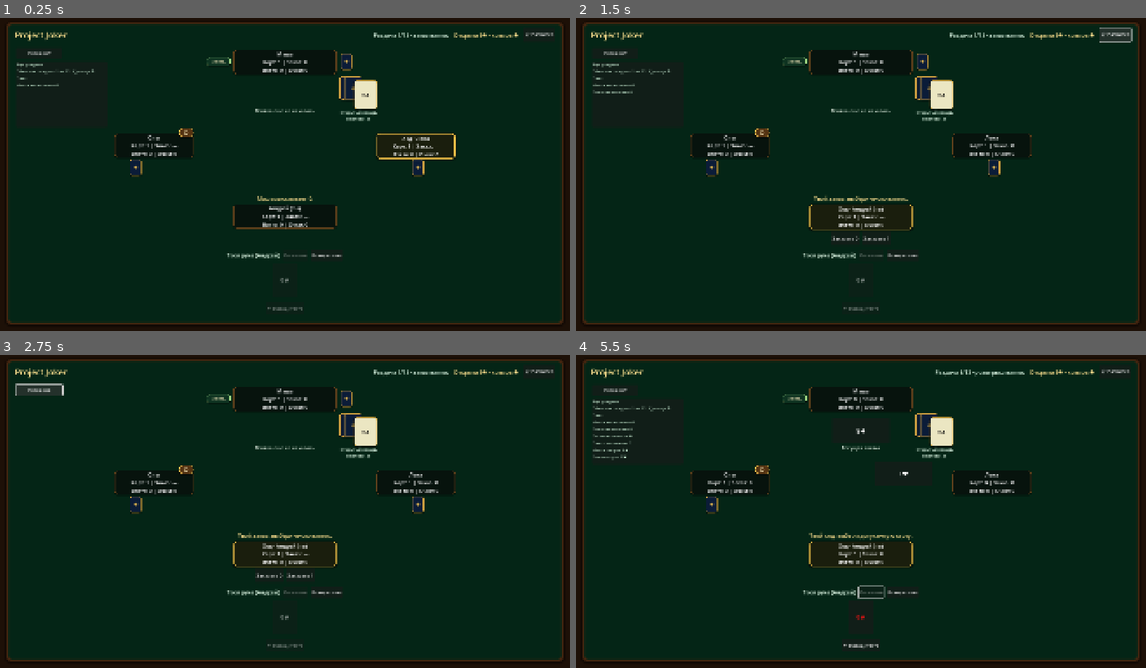
Above: before the commit, frames 1-4 (two rows, left to right).
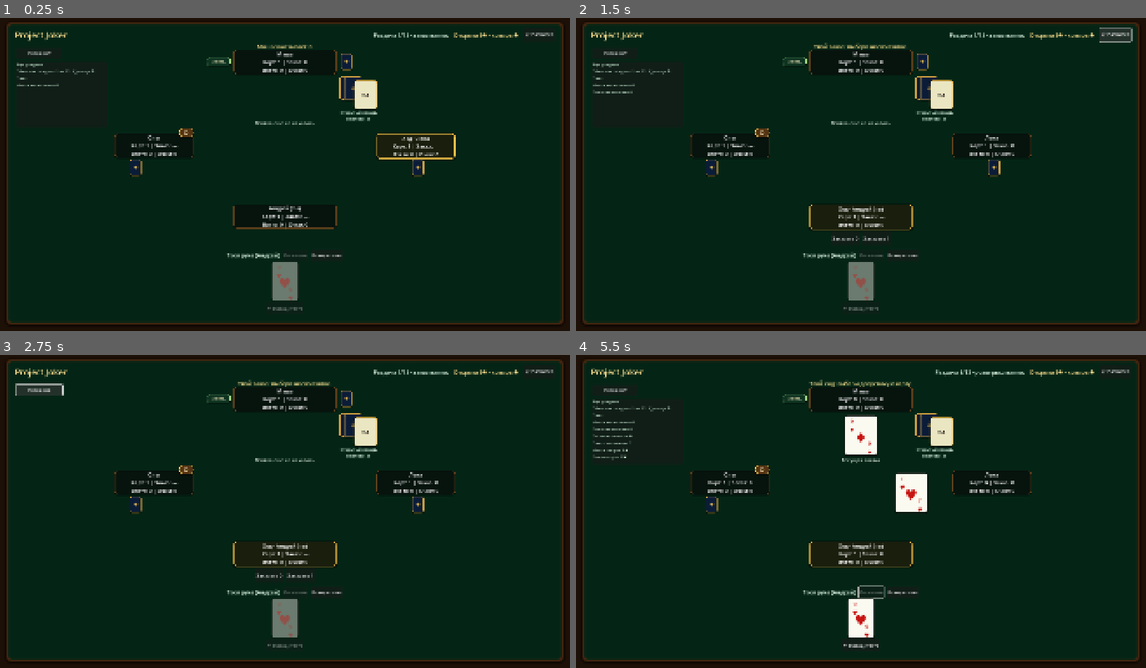
Above: after the commit, the same moments.

Repository: tv-bidosya/project-joker
Game: Godot game, scene res://Scenes/main.tscn
Same seed, same stepped clock (60 frames per second), same inputs: the game is played once before the commit and once after it.
Inputs:
- Up to frame 1 (0.25 s): no input
- Up to frame 2 (1.5 s): click "📋 Расписка" at 0.5 s; click "Скрыть расписку" at 1.25 s
- Up to frame 3 (2.75 s): click "История ▾" at 2 s
- Up to frame 4 (5.5 s): click "История ▸" at 2.75 s; click "Заказать 0" at 3.5 s; click "Козыри слева" at 4.25 s; click "По мастям" at 5 s

The runs differ from the first frame. In frame 1, 0.9% of the frame differs, in the area x 44-56%, y 8-91%; in frame 2, 1.1%; in frame 3, 1.1%; in frame 4, 2.4%, in the area x 40-62%, y 7-91%.

Commit message:
feat: add reusable playing card visuals

Diff:
--- a/Scenes/main.tscn
+++ b/Scenes/main.tscn
@@ -108,9 +108,9 @@
 anchor_left = 0.5
 anchor_right = 0.5
 offset_left = -250.0
-offset_top = 274.0
+offset_top = 314.0
 offset_right = 250.0
-offset_bottom = 326.0
+offset_bottom = 366.0
 grow_horizontal = 2
 theme_override_colors/font_color = Color(0.91, 0.96, 0.91, 1)
 theme_override_font_sizes/font_size = 16
@@ -135,9 +135,9 @@
 anchor_left = 0.5
 anchor_right = 0.5
 offset_left = -400.0
-offset_top = 562.0
+offset_top = 60.0
 offset_right = 400.0
-offset_bottom = 606.0
+offset_bottom = 82.0
 grow_horizontal = 2
 theme_override_colors/font_color = Color(0.97, 0.86, 0.55, 1)
 theme_override_font_sizes/font_size = 18
@@ -299,9 +299,9 @@
 anchor_top = 1.0
 anchor_bottom = 1.0
 offset_left = 260.0
-offset_top = -194.0
+offset_top = -202.0
 offset_right = -260.0
-offset_bottom = -82.0
+offset_bottom = -70.0
 grow_vertical = 0
 alignment = 1
 theme_override_constants/separation = 10
--- a/Scripts/core/GameManager.gd
+++ b/Scripts/core/GameManager.gd
@@ -49,8 +49,7 @@
 var game := Game.new(PLAYER_NAMES)
 var player_labels: Array[Label] = []
 var player_panels: Array[PanelContainer] = []
-var trick_card_labels: Array[Label] = []
-var trick_card_panels: Array[PanelContainer] = []
+var trick_card_views: Array[CardView] = []
 var bot_card_back_holders: Array[Control] = []
 var deck_back_panels: Array[PanelContainer] = []
 var deck_trump_panel: PanelContainer
@@ -561,12 +560,15 @@
 		trump_label.text = "Тёмная: козырь %s · карты скрыты до завершения заказов" % game.current_round.get_trump_name()
 	elif game.trump_card == null:
 		trump_label.text = "Козырь: %s (задан)" % game.current_round.get_trump_name()
+	elif game.trump_card.is_joker:
+		trump_label.text = "Открыта %s (бескозырка)" % game.trump_card.get_card_name()
 	else:
 		trump_label.text = "Открыта %s · козырь %s" % [
 			game.trump_card.get_card_name(),
 			game.current_round.get_trump_name()
 		]
-	action_label.text = "Раздача завершена · итоги справа." if game.current_round.state == Round.State.FINISHED else action_text
+	action_label.visible = game.current_round.state != Round.State.FINISHED
+	action_label.text = action_text
 
 
 func _refresh_player_panels() -> void:
@@ -641,37 +643,49 @@
 
 	for player_index in game.players.size():
 		var card := cards_by_player[player_index]
-		trick_card_panels[player_index].visible = card != null
-		trick_card_labels[player_index].text = _get_trick_card_text(card, played_cards, played_by, player_index)
-		trick_card_labels[player_index].add_theme_font_size_override("font_size", 16 if card != null and card.is_joker else 20)
-
-
-func _get_trick_card_text(
+		var card_view := trick_card_views[player_index]
+		card_view.visible = card != null
+		if card == null:
+			continue
+
+		card_view.set_card(card)
+		card_view.set_status(_get_trick_card_status(card, played_cards, played_by, player_index))
+
+
+func _get_trick_card_status(
 	card: Card,
 	played_cards: Array[Card],
 	played_by: Array[int],
 	player_index: int
 ) -> String:
-	if card == null:
+	if not card.is_joker:
 		return ""
-
-	if not card.is_joker:
-		return card.get_card_name()
 
 	var is_leading_joker := (
 		not played_cards.is_empty()
 		and played_cards[0].is_joker
 		and played_by[0] == player_index
 	)
-	return "%s\n%s" % [
-		card.get_card_name(),
-		_get_joker_rule_text(
-			_get_displayed_joker_mode(),
-			_get_displayed_joker_declared_suit(),
-			_get_displayed_joker_forced_card_rank(),
-			is_leading_joker
-		).trim_prefix("Условие: ")
-	]
+	var joker_mode := _get_displayed_joker_mode()
+	if not is_leading_joker:
+		return "ЗАБИРАЕТ" if joker_mode == Trick.JokerMode.JOKER_WINS else "НЕ БЕРЁТ"
+
+	var declared_suit := _get_displayed_joker_declared_suit()
+	var forced_card_rank := _get_displayed_joker_forced_card_rank()
+	var suit_symbol := _get_suit_symbol(declared_suit)
+
+	if forced_card_rank == Trick.ForcedCardRank.HIGHEST:
+		return "%s · СТАРШАЯ" % suit_symbol
+	if forced_card_rank == Trick.ForcedCardRank.LOWEST:
+		return "%s · МЛАДШАЯ" % suit_symbol
+	if joker_mode == Trick.JokerMode.JOKER_WINS:
+		return "%s · БЕРЁТ" % suit_symbol
+	if joker_mode == Trick.JokerMode.HIGHEST_DECLARED_CARD_WINS:
+		return "%s · СТАРШАЯ" % suit_symbol
+	if joker_mode == Trick.JokerMode.LOWEST_DECLARED_CARD_WINS:
+		return "%s · МЛАДШАЯ" % suit_symbol
+
+	return "%s · НЕ БЕРЁТ" % suit_symbol
 
 
 func _get_displayed_joker_mode() -> Trick.JokerMode:
@@ -1043,10 +1057,12 @@
 	var is_leading_joker_choice := pending_joker_card != null and game.active_trick == null
 
 	if is_leading_joker_choice:
-		_set_control_layout(joker_controls, 0.5, 0.0, 0.5, 0.0, -390.0, 162.0, 390.0, 270.0)
-		return
-
-	_set_control_layout(joker_controls, 0.5, 0.0, 0.5, 0.0, -390.0, 440.0, 390.0, 552.0)
+		joker_controls.columns = 1
+		_set_control_layout(joker_controls, 0.0, 0.0, 0.0, 0.0, 24.0, 360.0, 344.0, 742.0)
+		return
+
+	joker_controls.columns = 2
+	_set_control_layout(joker_controls, 0.5, 1.0, 0.5, 1.0, -300.0, -300.0, 300.0, -254.0)
 
 
 func _refresh_hand() -> void:
@@ -1064,18 +1080,14 @@
 	var displayed_cards := _sort_cards_for_display(human_player.hand, game.current_round.trump, hand_sort_mode)
 
 	for card in displayed_cards:
-		var card_button := Button.new()
-		card_button.custom_minimum_size = Vector2(80, 112)
-		card_button.text = card.get_card_name()
-		card_button.tooltip_text = card.get_card_name()
-		card_button.add_theme_font_size_override("font_size", 21)
-		card_button.disabled = not _is_human_turn() or not _is_card_available_to_human(card) or pending_joker_card != null
-
-		if card.suit == Card.Suit.HEARTS or card.suit == Card.Suit.DIAMONDS:
-			card_button.add_theme_color_override("font_color", Color(0.8, 0.08, 0.08))
-
-		card_button.pressed.connect(_on_card_pressed.bind(card))
-		hand_container.add_child(card_button)
+		var card_view := CardView.new()
+		card_view.set_card(card)
+		card_view.set_interactive(
+			true,
+			not _is_human_turn() or not _is_card_available_to_human(card) or pending_joker_card != null
+		)
+		card_view.card_pressed.connect(_on_card_pressed)
+		hand_container.add_child(card_view)
 
 
 func _refresh_hand_sort_controls() -> void:
@@ -1151,17 +1163,13 @@
 
 func _create_trick_slots() -> void:
 	for player_index in PLAYER_NAMES.size():
-		var panel := PanelContainer.new()
-		_place_trick_slot(panel, player_index)
-
-		var label := Label.new()
-		label.horizontal_alignment = HORIZONTAL_ALIGNMENT_CENTER
-		label.vertical_alignment = VERTICAL_ALIGNMENT_CENTER
-		label.add_theme_font_size_override("font_size", 19)
-		panel.add_child(label)
-		trick_slots.add_child(panel)
-		trick_card_labels.append(label)
-		trick_card_panels.append(panel)
+		var card_view := CardView.new()
+		card_view.set_card_size(Vector2(108.0, 132.0))
+		card_view.set_interactive(false, false)
+		_place_trick_slot(card_view, player_index)
+		card_view.visible = false
+		trick_slots.add_child(card_view)
+		trick_card_views.append(card_view)
 
 
 func _create_bot_card_backs() -> void:
@@ -1276,7 +1284,11 @@
 			Color(0.74, 0.08, 0.06, 1.0) if trump_card.suit == Card.Suit.HEARTS or trump_card.suit == Card.Suit.DIAMONDS else Color(0.08, 0.08, 0.07, 1.0)
 		)
 		deck_trump_panel.tooltip_text = "Открытая карта определяет козырь."
-		deck_caption_label.text = "Открытый козырь\nВ колоде: %d" % game.deck.cards_left()
+		deck_caption_label.text = (
+			"Открытый Джокер\nБескозырка"
+			if trump_card.is_joker
+			else "Открытый козырь\nВ колоде: %d" % game.deck.cards_left()
+		)
 		return
 
 	var trump_name := game.current_round.get_trump_name()
@@ -1359,16 +1371,16 @@
 			_set_control_layout(panel, 1.0, 0.0, 1.0, 0.0, -610.0, 360.0, -350.0, 436.0)
 
 
-func _place_trick_slot(panel: PanelContainer, player_index: int) -> void:
+func _place_trick_slot(panel: Control, player_index: int) -> void:
 	match player_index:
 		HUMAN_PLAYER_INDEX:
-			_set_control_layout(panel, 0.5, 0.0, 0.5, 0.0, -95.0, 470.0, 95.0, 552.0)
+			_set_control_layout(panel, 0.5, 0.0, 0.5, 0.0, -54.0, 460.0, 54.0, 592.0)
 		1:
-			_set_control_layout(panel, 0.5, 0.0, 0.5, 0.0, -235.0, 330.0, -45.0, 412.0)
+			_set_control_layout(panel, 0.5, 0.0, 0.5, 0.0, -220.0, 368.0, -112.0, 500.0)
 		2:
-			_set_control_layout(panel, 0.5, 0.0, 0.5, 0.0, -95.0, 188.0, 95.0, 270.0)
+			_set_control_layout(panel, 0.5, 0.0, 0.5, 0.0, -54.0, 178.0, 54.0, 310.0)
 		3:
-			_set_control_layout(panel, 0.5, 0.0, 0.5, 0.0, 45.0, 330.0, 235.0, 412.0)
+			_set_control_layout(panel, 0.5, 0.0, 0.5, 0.0, 112.0, 368.0, 220.0, 500.0)
 
 
 func _set_control_layout(
--- /dev/null
+++ b/Scripts/ui/CardView.gd
@@ -0,0 +1,214 @@
+class_name CardView
+
+extends Control
+
+
+signal card_pressed(card: Card)
+
+
+var displayed_card: Card
+var is_interactive := false
+var is_disabled := false
+var is_hovered := false
+
+var face_panel: Panel
+var top_corner_label: Label
+var center_label: Label
+var bottom_corner_label: Label
+var status_label: Label
+
+
+func _init() -> void:
+	custom_minimum_size = Vector2(88.0, 128.0)
+	size = custom_minimum_size
+	mouse_filter = Control.MOUSE_FILTER_IGNORE
+	_create_visuals()
+
+
+func set_card(card: Card) -> void:
+	displayed_card = card
+	tooltip_text = card.get_card_name()
+	set_status("")
+
+	var card_color := _get_card_color(card)
+	if card.is_joker:
+		top_corner_label.text = "J"
+		center_label.text = "JOKER\n✦"
+		bottom_corner_label.text = "J"
+		center_label.add_theme_font_size_override("font_size", 19)
+	else:
+		var rank_text := _get_rank_text(card.rank)
+		var suit_symbol := _get_suit_symbol(card.suit)
+		top_corner_label.text = "%s\n%s" % [rank_text, suit_symbol]
+		center_label.text = suit_symbol
+		bottom_corner_label.text = "%s\n%s" % [rank_text, suit_symbol]
+		center_label.add_theme_font_size_override("font_size", 48)
+
+	for label in [top_corner_label, center_label, bottom_corner_label]:
+		label.add_theme_color_override("font_color", card_color)
+
+	_refresh_face_style()
+
+
+func set_card_size(card_size: Vector2) -> void:
+	custom_minimum_size = card_size
+	size = card_size
+
+
+func set_status(status_text: String) -> void:
+	status_label.text = status_text
+	status_label.visible = not status_text.is_empty()
+
+
+func set_interactive(interactive: bool, disabled: bool) -> void:
+	is_interactive = interactive
+	is_disabled = disabled
+	mouse_filter = Control.MOUSE_FILTER_STOP if is_interactive and not is_disabled else Control.MOUSE_FILTER_IGNORE
+	mouse_default_cursor_shape = Control.CURSOR_POINTING_HAND if is_interactive and not is_disabled else Control.CURSOR_ARROW
+	modulate = Color(1.0, 1.0, 1.0, 0.42) if is_disabled else Color.WHITE
+	_refresh_face_style()
+
+
+func _gui_input(event: InputEvent) -> void:
+	if not is_interactive or is_disabled or displayed_card == null:
+		return
+
+	if event is InputEventMouseButton and event.button_index == MOUSE_BUTTON_LEFT and event.pressed:
+		card_pressed.emit(displayed_card)
+		accept_event()
+
+
+func _create_visuals() -> void:
+	face_panel = Panel.new()
+	face_panel.set_anchors_preset(Control.PRESET_FULL_RECT)
+	face_panel.mouse_filter = Control.MOUSE_FILTER_IGNORE
+	add_child(face_panel)
+
+	top_corner_label = Label.new()
+	top_corner_label.position = Vector2(8.0, 6.0)
+	top_corner_label.size = Vector2(34.0, 46.0)
+	top_corner_label.horizontal_alignment = HORIZONTAL_ALIGNMENT_CENTER
+	top_corner_label.vertical_alignment = VERTICAL_ALIGNMENT_CENTER
+	top_corner_label.add_theme_font_size_override("font_size", 18)
+	face_panel.add_child(top_corner_label)
+
+	center_label = Label.new()
+	center_label.set_anchors_preset(Control.PRESET_CENTER)
+	center_label.offset_left = -40.0
+	center_label.offset_top = -28.0
+	center_label.offset_right = 40.0
+	center_label.offset_bottom = 32.0
+	center_label.horizontal_alignment = HORIZONTAL_ALIGNMENT_CENTER
+	center_label.vertical_alignment = VERTICAL_ALIGNMENT_CENTER
+	center_label.autowrap_mode = TextServer.AUTOWRAP_WORD_SMART
+	face_panel.add_child(center_label)
+
+	status_label = Label.new()
+	status_label.anchor_left = 0.0
+	status_label.anchor_top = 1.0
+	status_label.anchor_right = 1.0
+	status_label.anchor_bottom = 1.0
+	status_label.offset_left = 6.0
+	status_label.offset_top = -30.0
+	status_label.offset_right = -6.0
+	status_label.offset_bottom = -6.0
+	status_label.horizontal_alignment = HORIZONTAL_ALIGNMENT_CENTER
+	status_label.vertical_alignment = VERTICAL_ALIGNMENT_CENTER
+	status_label.add_theme_color_override("font_color", Color(0.42, 0.17, 0.05, 1.0))
+	status_label.add_theme_font_size_override("font_size", 10)
+	status_label.visible = false
+	face_panel.add_child(status_label)
+
+	bottom_corner_label = Label.new()
+	bottom_corner_label.set_anchors_preset(Control.PRESET_BOTTOM_RIGHT)
+	bottom_corner_label.offset_left = -42.0
+	bottom_corner_label.offset_top = -52.0
+	bottom_corner_label.offset_right = -8.0
+	bottom_corner_label.offset_bottom = -6.0
+	bottom_corner_label.horizontal_alignment = HORIZONTAL_ALIGNMENT_CENTER
+	bottom_corner_label.vertical_alignment = VERTICAL_ALIGNMENT_CENTER
+	bottom_corner_label.add_theme_font_size_override("font_size", 18)
+	face_panel.add_child(bottom_corner_label)
+
+	mouse_entered.connect(_on_mouse_entered)
+	mouse_exited.connect(_on_mouse_exited)
+
+
+func _refresh_face_style() -> void:
+	if displayed_card == null:
+		return
+
+	var background_color := Color(0.96, 0.95, 0.87, 1.0) if displayed_card.is_joker else Color(0.98, 0.98, 0.94, 1.0)
+	var border_color := Color(0.88, 0.67, 0.22, 1.0) if is_interactive and not is_disabled and is_hovered else Color(0.16, 0.2, 0.17, 1.0)
+	var border_width := 3 if is_interactive and not is_disabled and is_hovered else 2
+	var style := StyleBoxFlat.new()
+	style.bg_color = background_color
+	style.border_color = border_color
+	style.set_border_width_all(border_width)
+	style.set_corner_radius_all(8)
+	style.shadow_color = Color(0.0, 0.0, 0.0, 0.42)
+	style.shadow_size = 4
+	style.shadow_offset = Vector2(0.0, 2.0)
+	face_panel.add_theme_stylebox_override("panel", style)
+
+
+func _on_mouse_entered() -> void:
+	if is_interactive and not is_disabled:
+		is_hovered = true
+		position.y -= 8.0
+		_refresh_face_style()
+
+
+func _on_mouse_exited() -> void:
+	if is_hovered:
+		is_hovered = false
+		position.y += 8.0
+		_refresh_face_style()
+
+
+func _get_card_color(card: Card) -> Color:
+	if card.is_joker:
+		return Color(0.42, 0.17, 0.05, 1.0)
+
+	if card.suit == Card.Suit.HEARTS or card.suit == Card.Suit.DIAMONDS:
+		return Color(0.78, 0.08, 0.07, 1.0)
+
+	return Color(0.07, 0.1, 0.09, 1.0)
+
+
+func _get_rank_text(rank: Card.Rank) -> String:
+	match rank:
+		Card.Rank.SIX:
+			return "6"
+		Card.Rank.SEVEN:
+			return "7"
+		Card.Rank.EIGHT:
+			return "8"
+		Card.Rank.NINE:
+			return "9"
+		Card.Rank.TEN:
+			return "10"
+		Card.Rank.JACK:
+			return "В"
+		Card.Rank.QUEEN:
+			return "Д"
+		Card.Rank.KING:
+			return "К"
+		Card.Rank.ACE:
+			return "Т"
+
+	return "?"
+
+
+func _get_suit_symbol(suit: Card.Suit) -> String:
+	match suit:
+		Card.Suit.CLUBS:
+			return "♣"
+		Card.Suit.SPADES:
+			return "♠"
+		Card.Suit.HEARTS:
+			return "♥"
+		Card.Suit.DIAMONDS:
+			return "♦"
+
+	return "?"
Not shown, added: Scripts/ui/CardView.gd.uid
